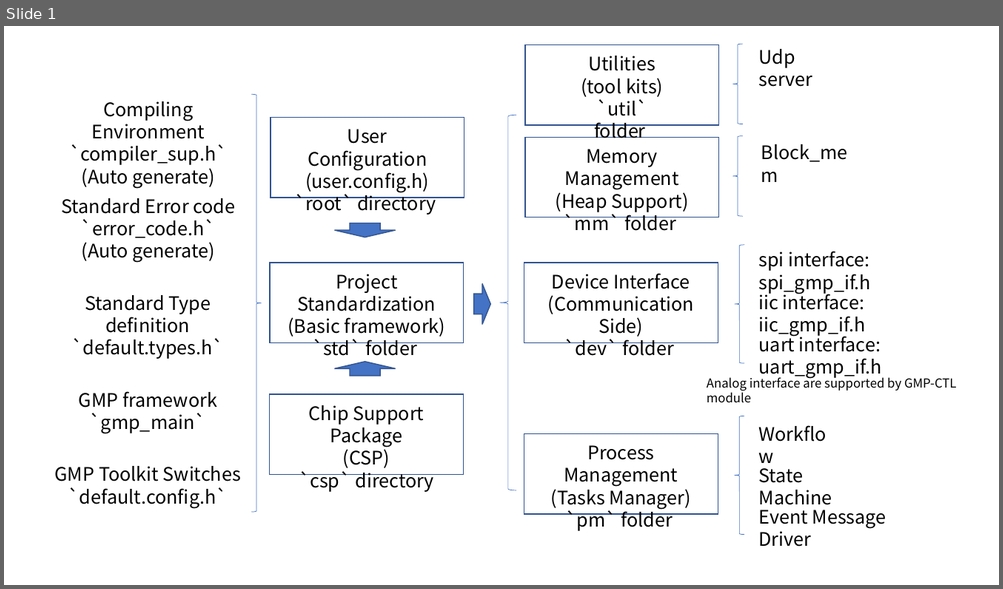
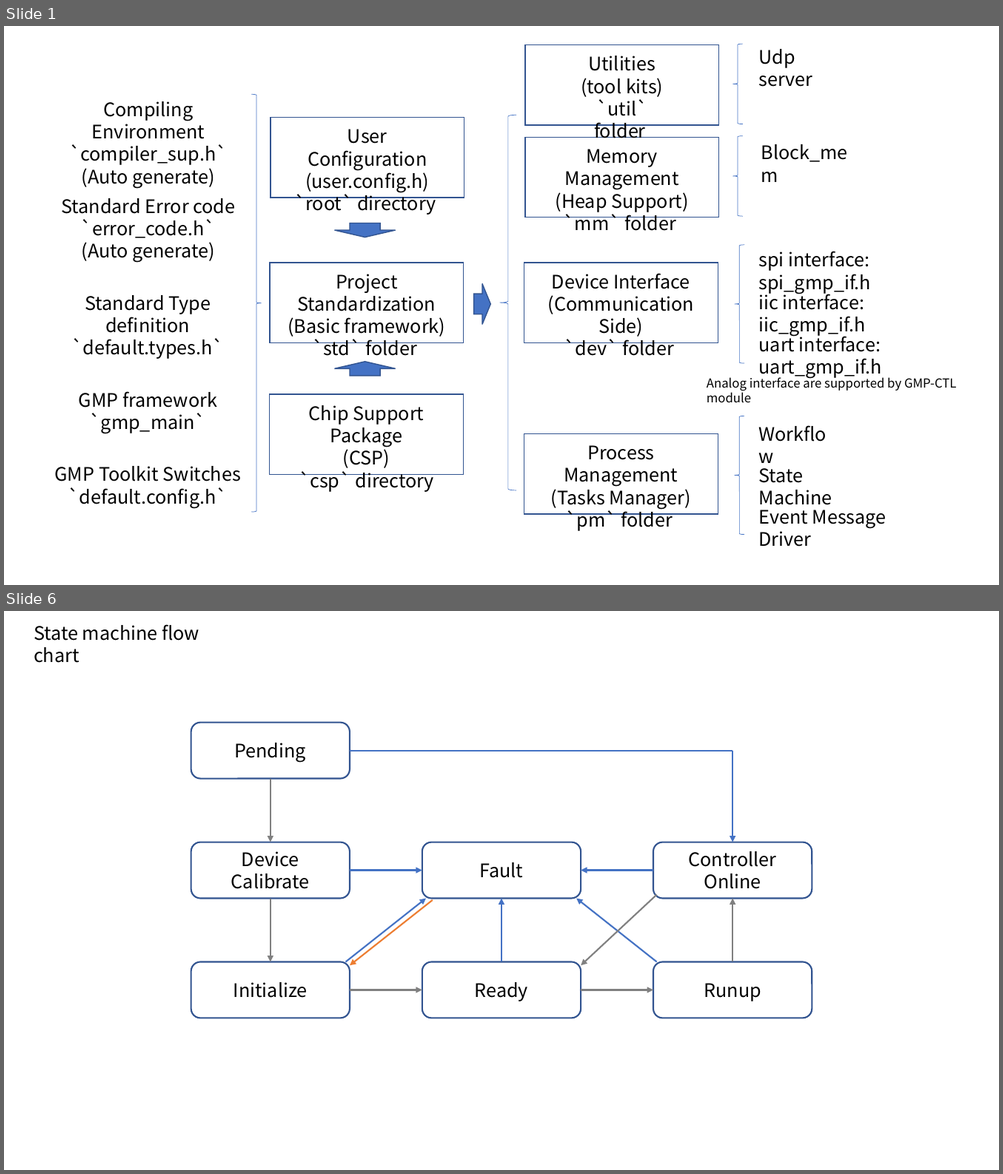
Before and after one commit to sjw1109/gmp_pro, a slide deck: img/source picture of GMP core.pptx. Shown one above the other, each under a label of ours: slide 1 before the commit, slides 1 and 6 after it; the slides between them are not shown. The pictures are 1003x589 and 1003x1174 pixels, drawn with LibreOffice and Linux fonts; fonts in the diff are those of the drawing. Boxes give left, top, right and bottom in pixels: in the first picture for what was removed or moved away, otherwise in the second. Text is boxed around its words. In the diff, an @@ line names an element or a change of style, - is before the commit and + after.

```diff
--- a/img/source picture of GMP core.pptx
+++ b/img/source picture of GMP core.pptx
@@ slide 6 added at (4, 611, 999, 1170), background #FFFFFF @@
@@ text added at (34, 624, 199, 663), 18 pt, text #000000 @@
+State machine flow chart
@@ group added at (191, 722, 812, 1019): 13 arrows, 7 rounded rectangles, 1 line @@
+Pending
+Initialize
+Device Calibrate
+Ready
+Runup
+Controller Online
+Fault
```
Also in this commit, not shown: 1 slide changed, 3 other slides added.
